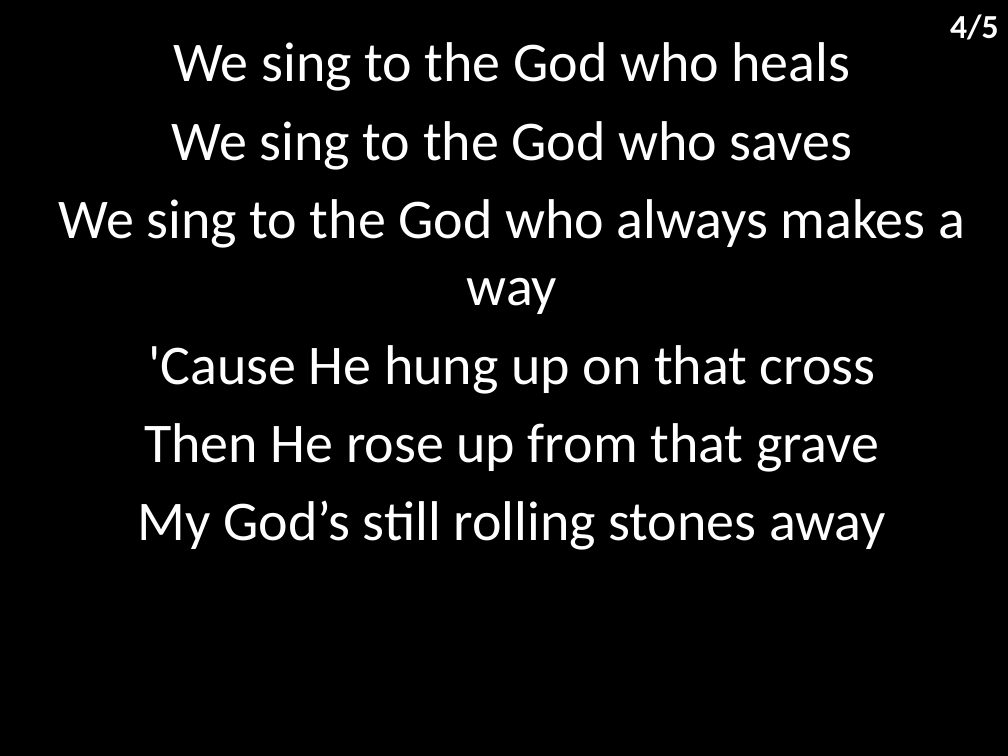
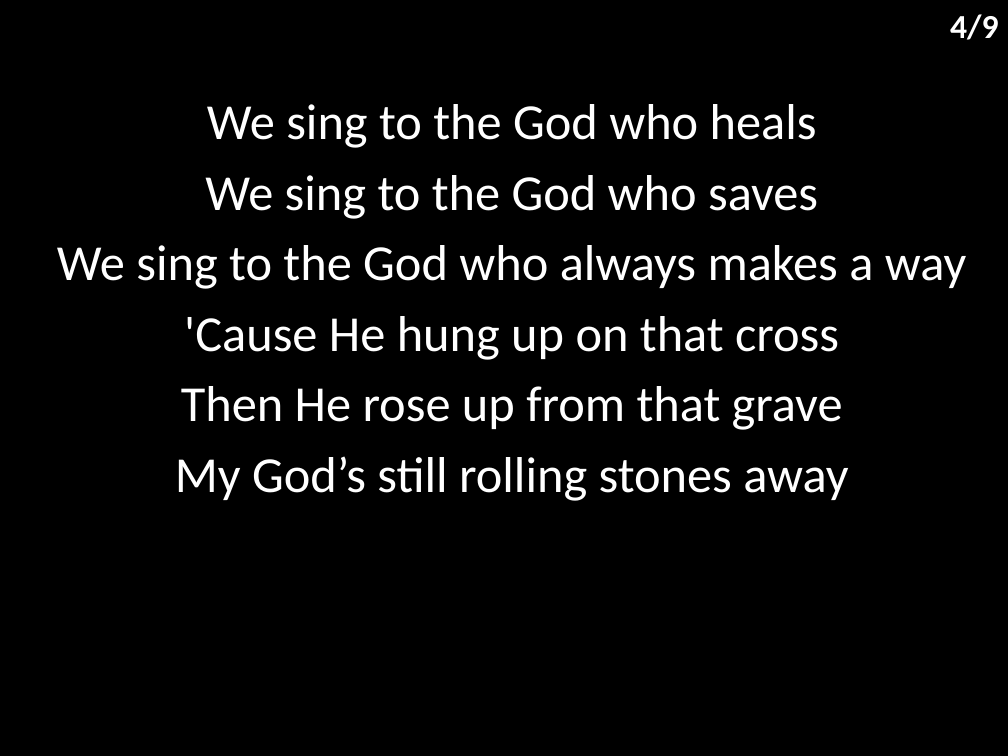
Before and after one commit to hoo-are-ya/worship, a slide deck: slide 5 of docs/songs/house of the lord.pptx. Drawn at 1008x756 pixels with LibreOffice and Linux fonts; fonts in the diff are those of the drawing. Boxes give left, top, right and bottom in pixels: in the first picture for what was removed or moved away, otherwise in the second. Text is boxed around its words. In the diff, an @@ line names an element or a change of style, - is before the commit and + after.

```diff
--- a/docs/songs/house of the lord.pptx
+++ b/docs/songs/house of the lord.pptx
@@ text at [950,14,998,40]: text changed @@
-4/5
+4/9
@@ subtitle "We sing to the God ...": place and size @@
-subtitle "We sing to the God ..." at [58,42,965,550]
+subtitle "We sing to the God ..." at [57,104,966,501]
@@ subtitle "We sing to the God ..." at [57,104,966,501]: size 40 to 36 pt @@
```
Also in this commit, not shown: 4 other slides changed, 4 slides added, 3 other files.
